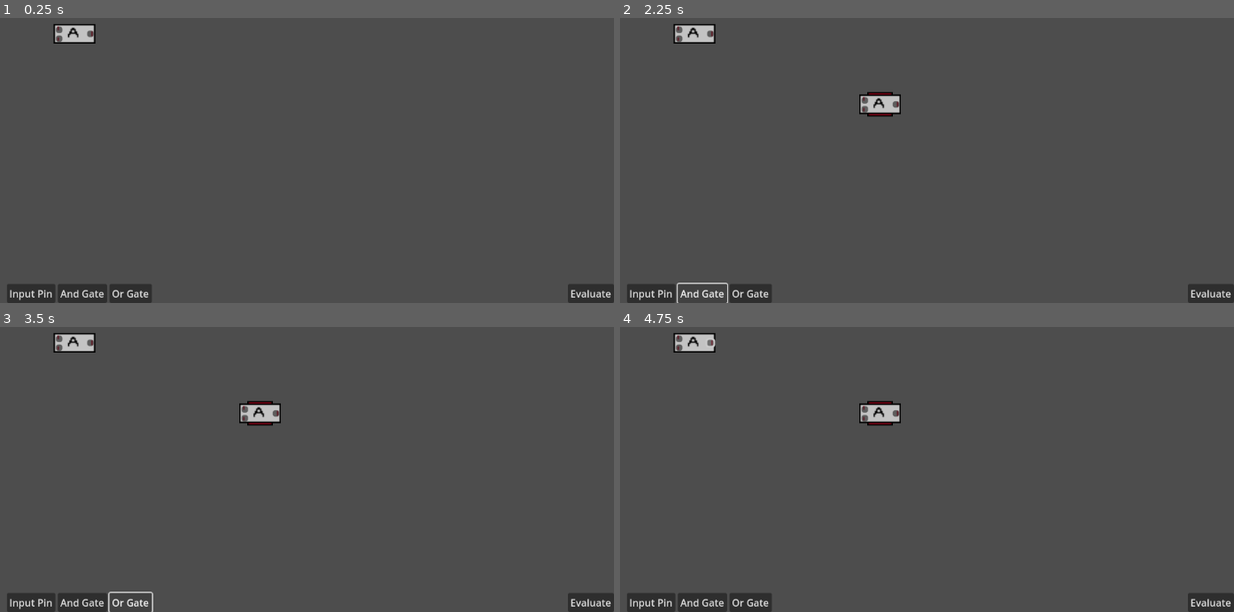
Above: before the commit, frames 1-4 (two rows, left to right).
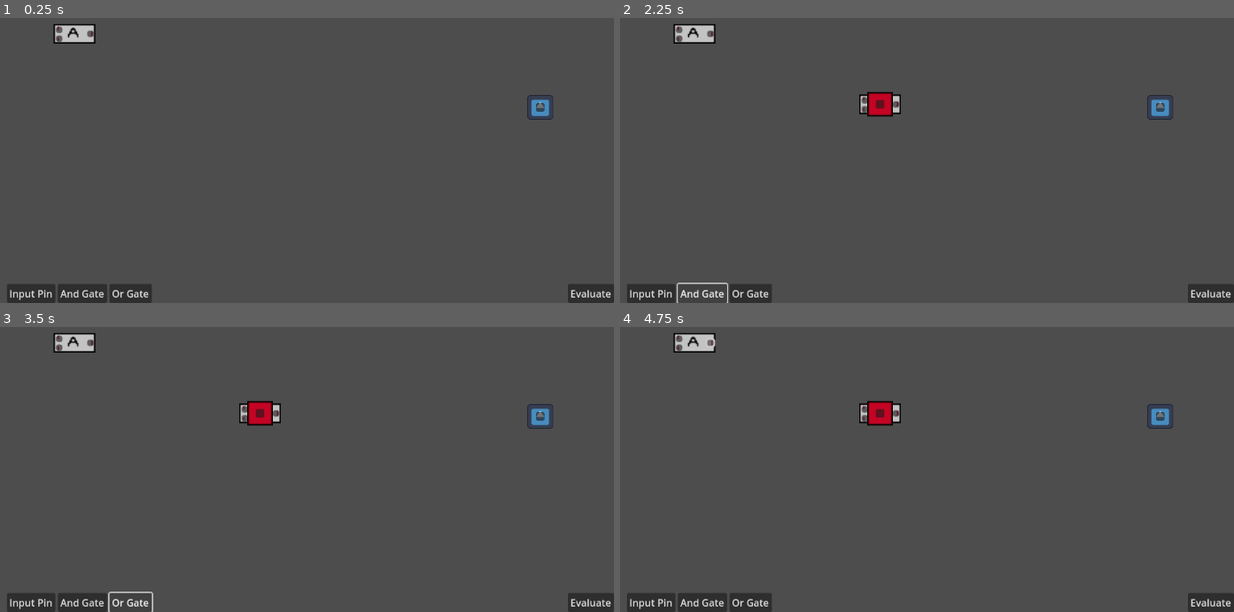
Above: after the commit, the same moments.

Repository: Well35/Echo
Game: Godot game, scene res://scenes/root.tscn
The game is run twice, just before and just after one commit, with the same random seed, the same clock (stepped at 60 frames per second) and the same inputs. The engine's default icon, where the game draws it, is replaced by a stand-in: a white triangle on a blue panel in a dark square.
Inputs (mouse positions are in pixels of both pictures, inside the frame that each line leads up to):
- Up to frame 1 (0.25 s): no input
- Up to frame 2 (2.25 s): click "Input Pin" at 0.5 s; click (877, 103) at 1.27 s; click "And Gate" at 2 s
- Up to frame 3 (3.5 s): click "Or Gate" at 2.75 s
- Up to frame 4 (4.75 s): click "Evaluate" at 3.5 s; click (712, 344) at 4.27 s

The runs differ from the first frame. In frame 1, 0.2% of the frame differs, in the area x 85-91%, y 27-36%; in frame 2, 0.5%, in the area x 40-91%, y 26-36%; in frame 3, 0.5%; in frame 4, 0.5%.
Error after the commit: Invalid assignment of property or key 'value' with value of type 'bool' on a base object of type 'Nil'. (res://scripts/root.gd:71)

Commit message:
Beginning implementation of the evaluate algorithm

Diff:
--- /dev/null
+++ b/scenes/output_pin.tscn
@@ -0,0 +1,26 @@
+[gd_scene load_steps=5 format=3 uid="uid://ccstik2voeiej"]
+
+[ext_resource type="Texture2D" uid="uid://b8aq1ruvgp2r8" path="res://assets/icon.svg" id="1_bxqkn"]
+[ext_resource type="Script" path="res://scripts/output_pin.gd" id="1_mbikc"]
+[ext_resource type="PackedScene" uid="uid://cqnj3bx1nrpms" path="res://scenes/button.tscn" id="2_g1a5c"]
+
+[sub_resource type="RectangleShape2D" id="RectangleShape2D_4v4hv"]
+size = Vector2(42, 40)
+
+[node name="OutputPin" type="StaticBody2D"]
+script = ExtResource("1_mbikc")
+
+[node name="Sprite2D" type="Sprite2D" parent="."]
+scale = Vector2(0.328125, 0.3125)
+texture = ExtResource("1_bxqkn")
+
+[node name="CollisionShape2D" type="CollisionShape2D" parent="."]
+shape = SubResource("RectangleShape2D_4v4hv")
+
+[node name="Button" parent="." instance=ExtResource("2_g1a5c")]
+offset_left = -7.0
+offset_top = -7.0
+offset_right = 7.0
+offset_bottom = 7.0
+
+[connection signal="pressed" from="Button" to="." method="_on_button_pressed"]
--- a/scenes/root.tscn
+++ b/scenes/root.tscn
@@ -1,8 +1,9 @@
-[gd_scene load_steps=4 format=3 uid="uid://byeq0js72xltu"]
+[gd_scene load_steps=5 format=3 uid="uid://byeq0js72xltu"]
 
 [ext_resource type="PackedScene" uid="uid://bcv2dsnlhrfx5" path="res://scenes/ui.tscn" id="1_32ejv"]
 [ext_resource type="PackedScene" uid="uid://byslwq5ohkymk" path="res://scenes/and_gate.tscn" id="1_keww1"]
 [ext_resource type="Script" path="res://scripts/root.gd" id="1_to7yx"]
+[ext_resource type="PackedScene" uid="uid://ccstik2voeiej" path="res://scenes/output_pin.tscn" id="4_20jj0"]
 
 [node name="root" type="Node2D"]
 script = ExtResource("1_to7yx")
@@ -14,6 +15,11 @@
 [node name="AndGate" parent="Gates" instance=ExtResource("1_keww1")]
 position = Vector2(274, 209)
 
+[node name="Inputs" type="Node2D" parent="."]
+
+[node name="OutputPin" parent="." instance=ExtResource("4_20jj0")]
+position = Vector2(1032, 329)
+
 [node name="Wires" type="Node2D" parent="."]
 
 [connection signal="eval" from="UI" to="." method="evaluate"]
--- a/scripts/and_gate.gd
+++ b/scripts/and_gate.gd
@@ -1,6 +1,11 @@
 extends StaticBody2D
 
 var selected: bool = false
+var evaluated: bool = false
+var has_both_inputs: bool = false
+@onready var output_button = $Output/OutputButton
+@onready var input_button1 = $Input/InputButton1
+@onready var input_button2 = $Input/InputButton2
 
 signal button_clicked(pos)
 
@@ -14,7 +19,6 @@
 func _process(delta):
 	if selected:
 		position = get_global_mouse_position()
-
 	if Input.is_action_just_released("interact"):
 		selected = false
 
@@ -36,3 +40,6 @@
 	if not $Input/InputButton2.has_wire:
 		Globals.wire_end_pos = $Input/InputButton2.global_position
 		Globals.end_button = $Input/InputButton2
+
+func evaluate():
+	$Output/OutputButton.value = $Input/InputButton1.value and $Input/InputButton2
--- a/scripts/button.gd
+++ b/scripts/button.gd
@@ -1,6 +1,9 @@
 extends Button
 
 var has_wire: bool = false
+var value_changed: bool = false
+var value: bool
+var transfer_button
 
 # Called when the node enters the scene tree for the first time.
 func _ready():
--- a/scripts/globals.gd
+++ b/scripts/globals.gd
@@ -6,3 +6,4 @@
 var end_button
 
 var buttons_clicked: int
+var input_pins: int
--- a/scripts/input_pin.gd
+++ b/scripts/input_pin.gd
@@ -1,6 +1,12 @@
 extends StaticBody2D
 
 var selected: bool = false
+var evaluated: bool
+var has_both_inputs: bool = false
+var output_button
+
+@onready var input_button1 = $Button
+@onready var input_button2 = $Button
 
 func _on_input_event(viewport, event, shape_idx):
 	if event.is_action_pressed("interact"):
@@ -8,6 +14,10 @@
 
 func _ready():
 	input_pickable = true
+	$Button.value = false #TODO: change from default value of true
+	$Button.value_changed = true
+	evaluated = true
+	output_button = $Button
 
 func _process(delta):
 	if selected:
@@ -17,6 +27,7 @@
 		selected = false
 
 
+
 func _on_button_pressed():
 	Globals.buttons_clicked += 1
 	if not $Button.has_wire:
--- /dev/null
+++ b/scripts/output_pin.gd
@@ -0,0 +1,9 @@
+extends StaticBody2D
+
+@onready var output_button = $Button
+
+func _on_button_pressed():
+	Globals.buttons_clicked += 1
+	if not $Button.has_wire:
+		Globals.wire_end_pos = $Button.global_position
+		Globals.end_button = $Button
--- a/scripts/root.gd
+++ b/scripts/root.gd
@@ -10,6 +10,7 @@
 # Called every frame. 'delta' is the elapsed time since the previous frame.
 func _process(delta):
 	var gates = $Gates.get_children()
+	var inputs = $Inputs.get_children()
 	var selected_count = 0
 	gates.reverse()
 	for gate in gates:
@@ -17,6 +18,12 @@
 			selected_count += 1
 		if selected_count > 1 and gate.selected:
 			gate.selected = false
+
+	for input in inputs:
+		if input.selected:
+			selected_count += 1
+		if selected_count > 1 and input.selected:
+			input.selected = false
 
 	if Globals.buttons_clicked > 1:
 		if Globals.wire_end_pos == Vector2.ZERO or Globals.wire_start_pos ==  Vector2.ZERO:
@@ -28,6 +35,9 @@
 			wire.add_point(Globals.wire_end_pos)
 			wire.start_button = Globals.start_button
 			wire.end_button = Globals.end_button
+
+			# Point the output to the correct input on another gate
+			Globals.start_button.transfer_button = Globals.end_button
 			Globals.start_button.has_wire = true
 			Globals.end_button.has_wire = true
 			$Wires.add_child(wire)
@@ -38,5 +48,42 @@
 		Globals.buttons_clicked = 0
 
 
+# The heart of the program
 func evaluate():
-	print("evaluate")
+	#print("evaluate")
+	var gates = $Gates.get_children()
+	var inputs = $Inputs.get_children()
+	var x: int = pow(2, inputs.size())
+	#gates.reverse()
+
+
+
+	for i in range(x, 0, -1):
+		var s: String
+		# Get every permutation of the input pins being on/off
+		for j in range(inputs.size()):
+			var num = ((i >> j) & 1)
+			s += str((i >> j) & 1)
+
+		while not $OutputPin.output_button.value_changed:
+			# Transfer all values of input nodes into gates
+			for input in inputs:
+				input.output_button.transfer_button.value = input.output_button.value
+				input.output_button.transfer_button.value_changed = true
+
+			# Transfer all values of evaluated gates
+			for gate in gates:
+				#print(gate)
+				if gate.evaluated:
+					# Set the value of the gate that was wired to the one just evaluated
+					gate.output_button.transfer_button.value = gate.output_button.value
+					gate.output_button.transfer_button.value_changed = true
+
+			# Evaluate all gates with both inputs set
+			for gate in gates:
+				if gate.input_button1.value_changed and gate.input_button2.value_changed and not gate.evaluated:
+					gate.evaluate()
+					gate.evaluated = true
+
+		print(s)
+	#print($OutputPin.output_button.value)
--- a/scripts/ui.gd
+++ b/scripts/ui.gd
@@ -15,7 +15,8 @@
 func _on_input_node_button_pressed():
 	var input_pin = input_pin_scene.instantiate()
 	input_pin.position = Vector2(get_viewport().size.x / 2, get_viewport().size.y / 2)
-	get_parent().get_child(1).add_child(input_pin)
+	get_parent().get_child(2).add_child(input_pin)
+	Globals.input_pins += 1
 
 
 func _on_evaluate_button_pressed():
